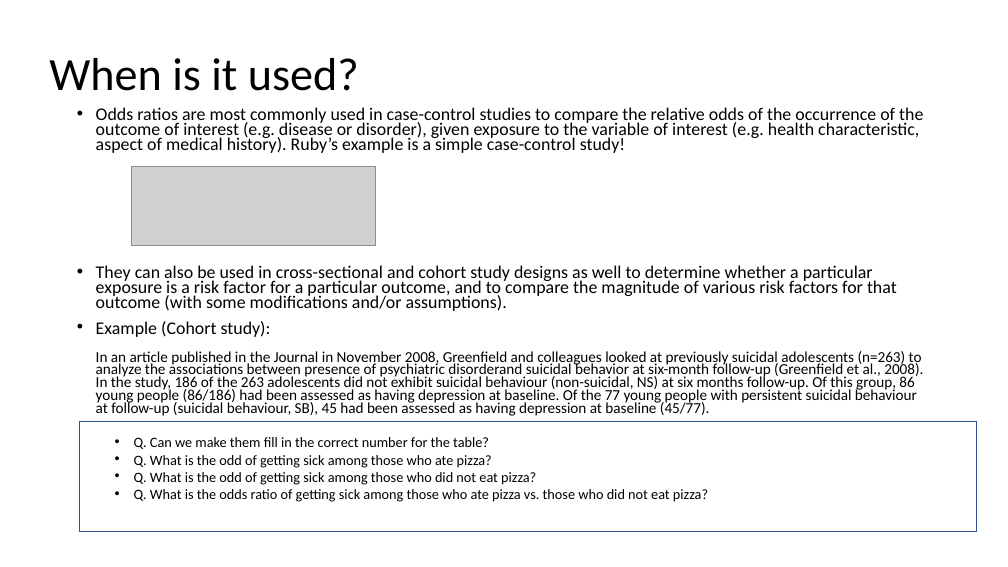
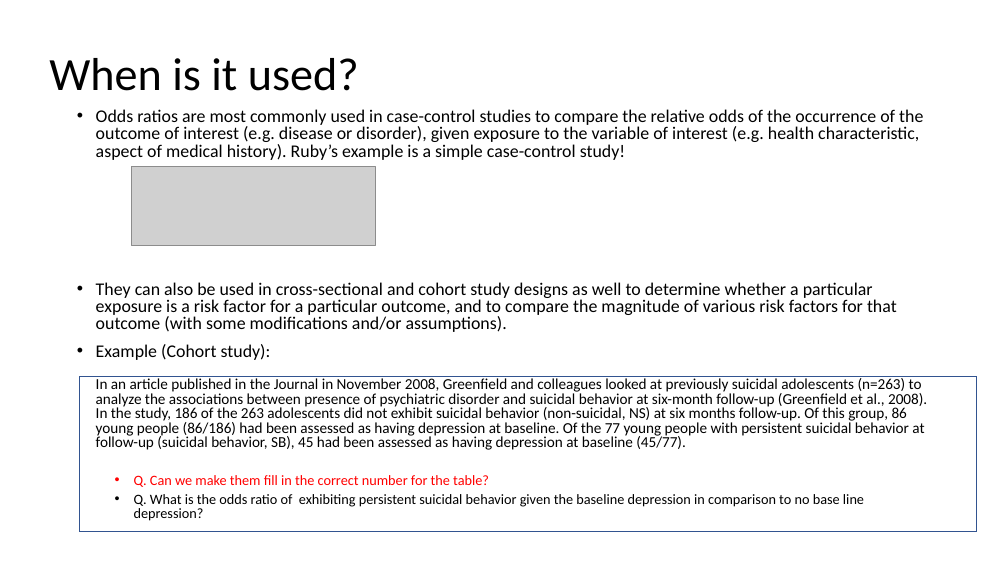
Before and after one commit to IDSP22/EducationApp_ChenKim, a slide deck: slide 4 of OR_mock-up.pptx. Drawn at 1008x567 pixels with LibreOffice and Linux fonts; fonts in the diff are those of the drawing; grey boxes stand for pictures. Boxes give left, top, right and bottom in pixels: in the first picture for what was removed or moved away, otherwise in the second. Text is boxed around its words. In the diff, an @@ line names an element or a change of style, - is before the commit and + after.

```diff
--- a/OR_mock-up.pptx
+++ b/OR_mock-up.pptx
@@ text at box(96, 109, 923, 487): text colour #000000 to #FF0000 in "Q. Can we make them fill in ..."; line spacing 0.7 to 0.8 @@
@@ text at box(96, 344, 927, 450): text changed @@
-• Example (Cohort study):
-  In an article published in the Journal in November 2008, Greenfield and colleagues looked at previously suicidal adolescents (n=263) to analyze the associations between presence of psychiatric disorderand suicidal behavior at six-month follow-up (Greenfield et al., 2008). In the study, 186 of the 263 adolescents did not exhibit suicidal behaviour (non-suicidal, NS) at six months follow-up. Of this group, 86 young people (86/186) had been assessed as having depression at baseline. Of the 77 young people with persistent suicidal behaviour at follow-up (suicidal behaviour, SB), 45 had been assessed as having depression at baseline (45/77).
+• Example (Cohort study):
+  In an article published in the Journal in November 2008, Greenfield and colleagues looked at previously suicidal adolescents (n=263) to analyze the associations between presence of psychiatric disorder and suicidal behavior at six-month follow-up (Greenfield et al., 2008). In the study, 186 of the 263 adolescents did not exhibit suicidal behavior (non-suicidal, NS) at six months follow-up. Of this group, 86 young people (86/186) had been assessed as having depression at baseline. Of the 77 young people with persistent suicidal behavior at follow-up (suicidal behavior, SB), 45 had been assessed as having depression at baseline (45/77).
@@ rectangle: place and size @@
-rectangle at box(79, 422, 977, 532)
+rectangle at box(79, 377, 977, 532)
@@ text at box(134, 494, 864, 521): text changed @@
-  • Q. What is the odd of getting sick among those who ate pizza?
-  • Q. What is the odd of getting sick among those who did not eat pizza?
-  • Q. What is the odds ratio of getting sick among those who ate pizza vs. those who did not eat pizza?
+  • Q. What is the odds ratio of exhibiting persistent suicidal behavior given the baseline depression in comparison to no base line depression?
```
Also in this commit, not shown: 4 other slides changed, 2 other files.
